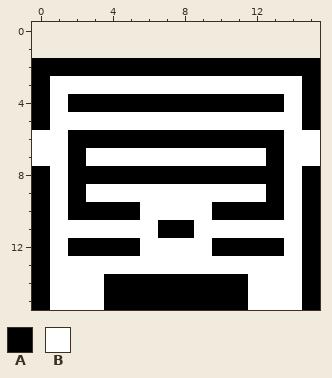
Pixel-art file: assets/player.aseprite. The first picture shows the starting point.
16x14 pixels, 1 frame. The old version is drawn lined up with the new one, on the new canvas.
Palette (. is transparent): A #000000  B #ffffff
Pixels before, first column x 0:
 2 AAAAAAAAAAAAAAAA
 3 ABBBBBBBBBBBBBBA
 4 ABAAAAAAAAAAAABA
 5 ABBBBBBBBBBBBBBA
 6 BBAAAAAAAAAAAABB
 7 BBABBBBBBBBBBABB
 8 ABAAAAAAAAAAAABA
 9 ABABBBBBBBBBBABA
10 ABAAAABBBBAAAABA
11 ABBBBBBAABBBBBBA
12 ABAAAABBBBAAAABA
13 ABBBBBBBBBBBBBBA
14 ABBBAAAAAAAABBBA
15 ABBBAAAAAAAABBBA
The result:
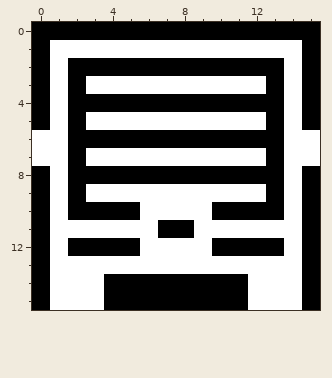
From old to new:
canvas 16x14 -> 16x16, the old top-left corner now at 0,2
y 0: x 0..15 ................ -> AAAAAAAAAAAAAAAA
y 1: x 0..15 ................ -> ABBBBBBBBBBBBBBA
y 2: x 1 A -> B; x 14 A -> B
y 3: x 2 B -> A; x 13 B -> A
y 5: x 2 B -> A; x 13 B -> A
